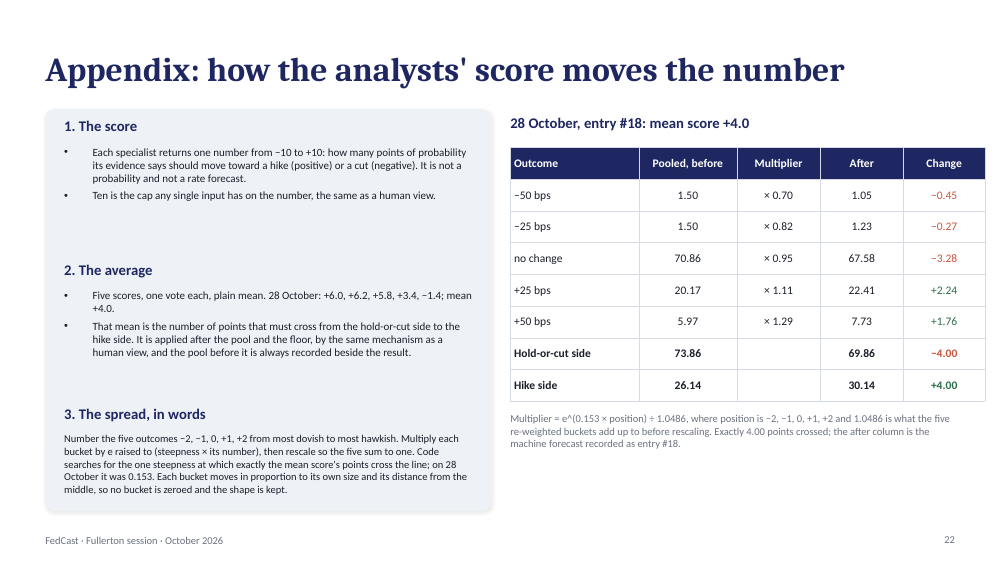
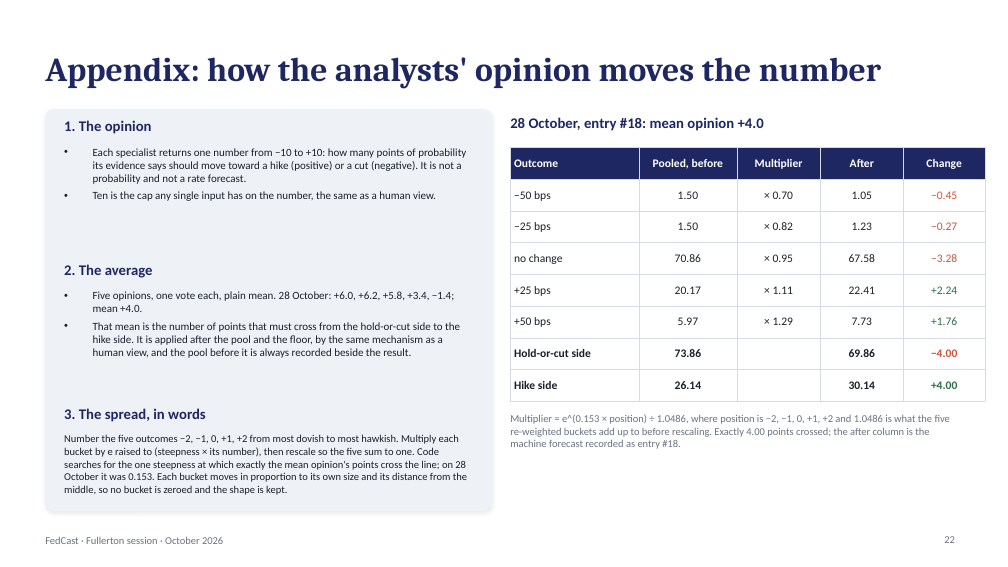
Before and after one commit to kmt112/fed-forecast, a slide deck: slide 22 of docs/FedCast_Fullerton.pptx. Drawn at 1008x567 pixels with LibreOffice and Linux fonts; fonts in the diff are those of the drawing. Boxes give left, top, right and bottom in pixels: in the first picture for what was removed or moved away, otherwise in the second. Text is boxed around its words. In the diff, an @@ line names an element or a change of style, - is before the commit and + after.

```diff
--- a/docs/FedCast_Fullerton.pptx
+++ b/docs/FedCast_Fullerton.pptx
@@ title at bbox=[45, 57, 881, 89]: text changed @@
-Appendix: how the analysts' score moves the number
+Appendix: how the analysts' opinion moves the number
@@ text at bbox=[510, 117, 764, 131]: text changed @@
-28 October, entry #18: mean score +4.0
+28 October, entry #18: mean opinion +4.0
@@ text at bbox=[64, 120, 152, 134]: text changed @@
-1. The score
+1. The opinion
@@ text at bbox=[93, 291, 454, 312]: text changed @@
-• Five scores, one vote each, plain mean. 28 October: +6.0, +6.2, +5.8, +3.4, −1.4; mean +4.0.
+• Five opinions, one vote each, plain mean. 28 October: +6.0, +6.2, +5.8, +3.4, −1.4; mean +4.0.
@@ text at bbox=[64, 434, 467, 495]: text changed @@
-Number the five outcomes −2, −1, 0, +1, +2 from most dovish to most hawkish. Multiply each bucket by e raised to (steepness × its number), then rescale so the five sum to one. Code searches for the one steepness at which exactly the mean score's points cross the line; on 28 October it was 0.153. Each bucket moves in proportion to its own size and its distance from the middle, so no bucket is zeroed and the shape is kept.
+Number the five outcomes −2, −1, 0, +1, +2 from most dovish to most hawkish. Multiply each bucket by e raised to (steepness × its number), then rescale so the five sum to one. Code searches for the one steepness at which exactly the mean opinion's points cross the line; on 28 October it was 0.153. Each bucket moves in proportion to its own size and its distance from the middle, so no bucket is zeroed and the shape is kept.
```
Also in this commit, not shown: 6 other slides changed, 1 other file.
